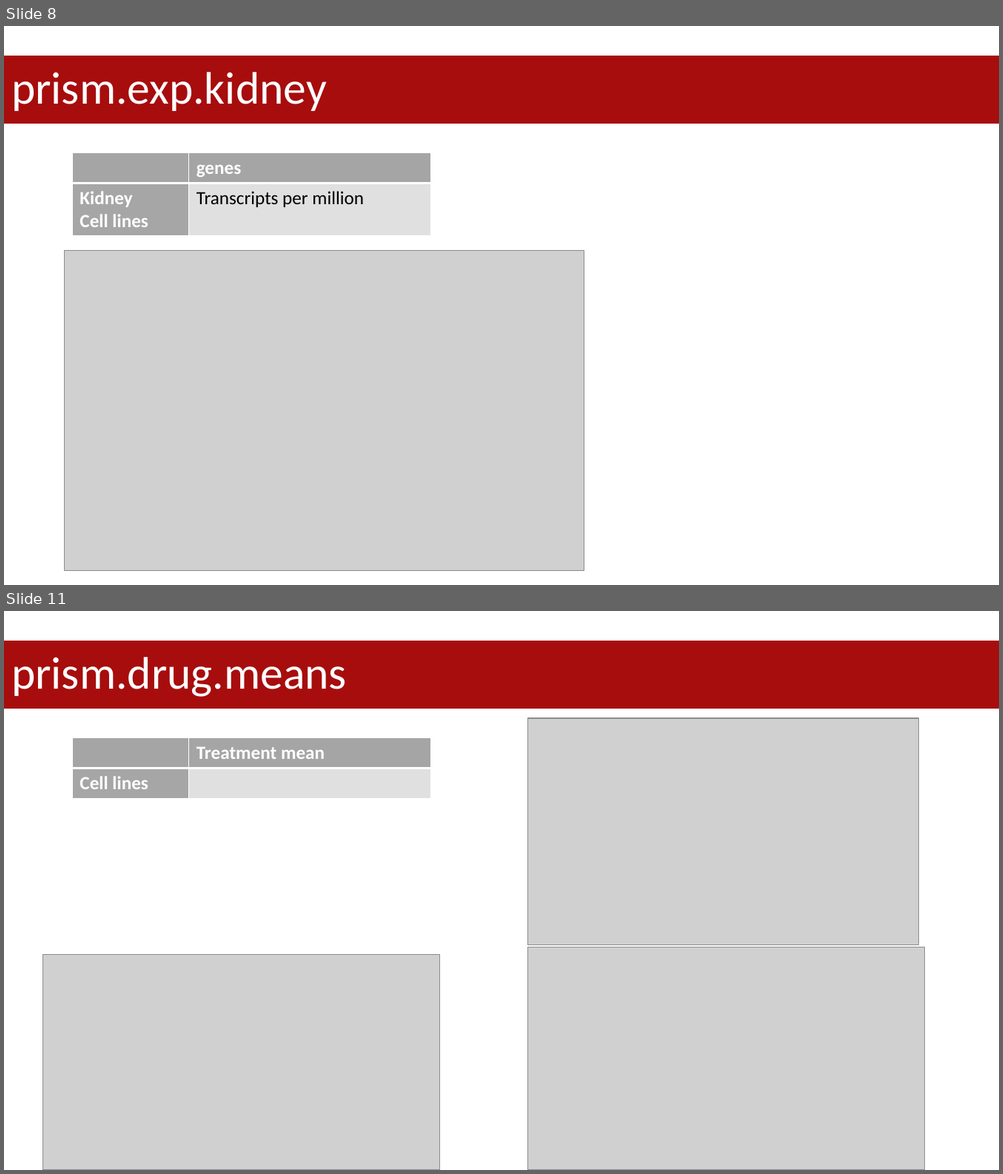
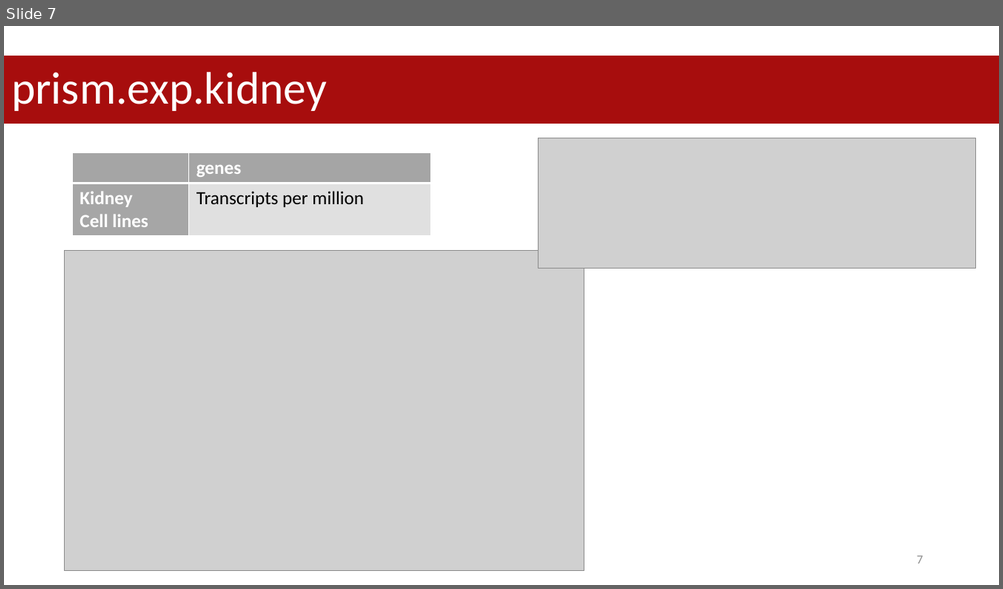
Before and after one commit to datascience-mobi-2023/topic05_team02, a slide deck: project proposal.pptx. Shown one above the other, each under a label of ours: slides 8 and 11 before the commit, slide 7 after it; the slides between them are not shown. The pictures are 1003x1174 and 1003x589 pixels, drawn with LibreOffice and Linux fonts; fonts in the diff are those of the drawing; grey boxes stand for pictures. Boxes give left, top, right and bottom in pixels: in the first picture for what was removed or moved away, otherwise in the second. Text is boxed around its words. In the diff, an @@ line names an element or a change of style, - is before the commit and + after.

```diff
--- a/project proposal.pptx
+++ b/project proposal.pptx
@@ slide 11 removed at box(4, 611, 999, 1170), background #FFFFFF @@
@@ title removed at box(4, 641, 999, 709) @@
-prism.drug.means
@@ picture removed at box(528, 718, 918, 945) @@
@@ table removed at box(73, 738, 432, 798), 2 rows, 2 columns @@
- | Treatment mean
-Cell lines | 
@@ picture removed at box(42, 955, 440, 1170) @@
@@ picture removed at box(528, 948, 925, 1170) @@
@@ what was slide 8 is now slide 7 @@
@@ slide 7 changed as well @@
@@ picture added at box(538, 138, 976, 269) @@
@@ page number added at box(916, 556, 922, 564), 12 pt, text #8C8C8C @@
+7
```
Also in this commit, not shown: 9 other slides changed, 6 slides added, 4 other slides removed.
